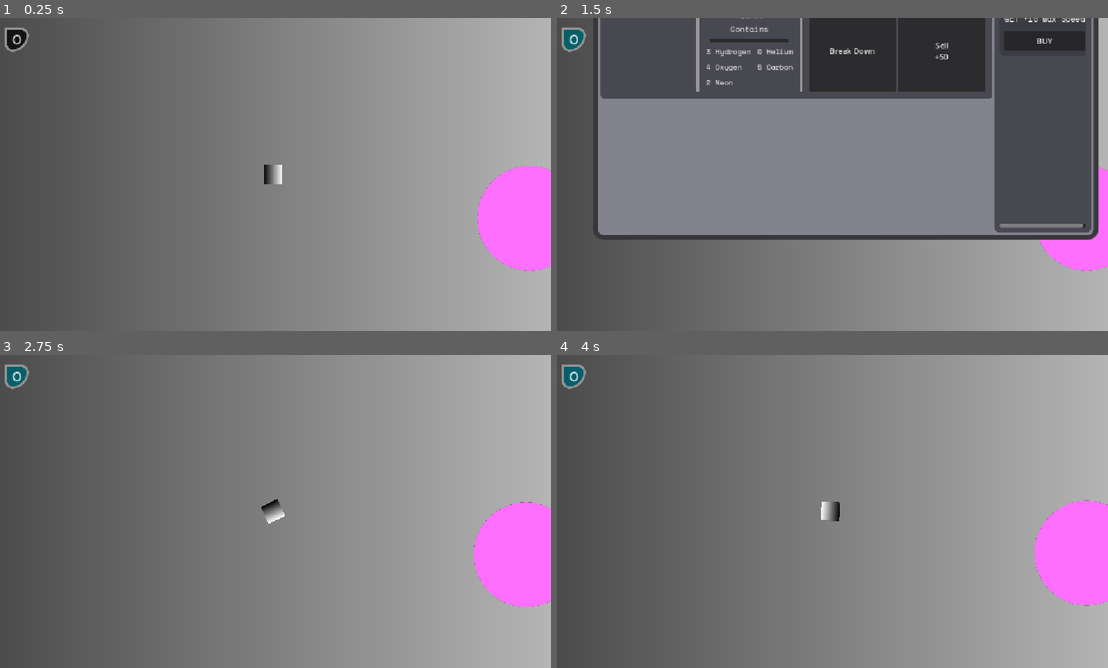
Above: before the commit, frames 1-4 (two rows, left to right).
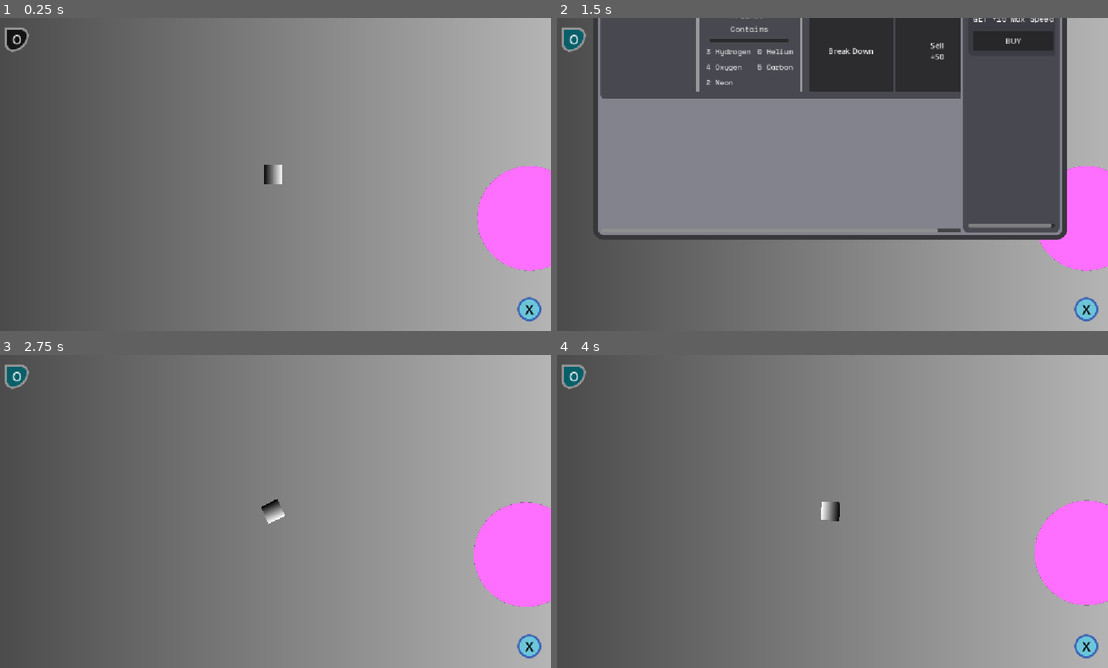
Above: after the commit, the same moments.

Repository: appellatebaton0/siege-7
Game: Godot game, scene res://scenes/main.tscn
Two runs of this game, one before a commit and one after it. Both use one fixed random seed, a clock stepped at 60 frames per second and the inputs below.
Inputs:
- Up to frame 1 (0.25 s): no input
- Up to frame 2 (1.5 s): click "O" at 0.5 s; click "X" at 1.25 s
- Up to frame 3 (2.75 s): tap Enter at 2 s; hold Right (Right) from 2.03 s (still down); tap Space (Boost) at 2.1 s
- Up to frame 4 (4 s): release Right (Right) at 2.78 s; hold Shift (Brake) 2.78-3.53 s; tap Q (TractorBeam) at 2.85 s; hold Right (Right) from 3.53 s (still down); tap Space (Boost) at 3.6 s

The runs differ from the first frame. In frame 1, 0.3% of the frame differs, in the area x 93-99%, y 89-98%; in frame 2, 8.8%, in the area x 49-99%, y 0-98%; in frame 3, 0.3%; in frame 4, 0.3%.

Commit message:
v0.16 - How To Play
Made a menu to teach the player how to pay - not as good as a full tutorial, but that'd be a lot of work.

Diff:
--- /dev/null
+++ b/assets/themes/help.tres
@@ -0,0 +1,14 @@
+[gd_resource type="Theme" load_steps=3 format=3 uid="uid://gtvxuyvoe0vt"]
+
+[ext_resource type="FontFile" uid="uid://gping46owoha" path="res://assets/fonts/SpaceMono-Regular.ttf" id="1_yg8cf"]
+
+[sub_resource type="StyleBoxFlat" id="StyleBoxFlat_yyiyw"]
+bg_color = Color(0.1254902, 0.1254902, 0.1254902, 0.63529414)
+corner_radius_top_left = 40
+corner_radius_top_right = 40
+corner_radius_bottom_right = 40
+corner_radius_bottom_left = 40
+
+[resource]
+Label/fonts/font = ExtResource("1_yg8cf")
+Panel/styles/panel = SubResource("StyleBoxFlat_yyiyw")
--- a/scenes/main.tscn
+++ b/scenes/main.tscn
@@ -10,6 +10,7 @@
 [ext_resource type="Script" uid="uid://k03qnwxw1uym" path="res://scripts/shop_entry.gd" id="7_o6xl0"]
 [ext_resource type="Script" uid="uid://dk5wlnowigdig" path="res://scripts/shop_data.gd" id="8_tipki"]
 [ext_resource type="PackedScene" uid="uid://bpc6htgewgatx" path="res://scenes/planet_entry.tscn" id="8_ya4ey"]
+[ext_resource type="Theme" uid="uid://gtvxuyvoe0vt" path="res://assets/themes/help.tres" id="11_ya4ey"]
 
 [sub_resource type="Gradient" id="Gradient_sugp2"]
 
@@ -112,6 +113,53 @@
 func upgrade():
 	player.max_speed += 15
 "
+
+[sub_resource type="StyleBoxLine" id="StyleBoxLine_ya4ey"]
+color = Color(0.22851065, 0.22851089, 0.22851074, 1)
+grow_begin = 0.0
+grow_end = -70.0
+thickness = 5
+
+[sub_resource type="StyleBoxFlat" id="StyleBoxFlat_trceg"]
+bg_color = Color(0.19607843, 0.84313726, 0.99215686, 0.53333336)
+border_width_left = 5
+border_width_top = 5
+border_width_right = 5
+border_width_bottom = 5
+border_color = Color(0.25065687, 0.38803336, 0.70124674, 1)
+corner_radius_top_left = 30
+corner_radius_top_right = 30
+corner_radius_bottom_right = 30
+corner_radius_bottom_left = 30
+
+[sub_resource type="StyleBoxFlat" id="StyleBoxFlat_a8y0u"]
+bg_color = Color(0.19607843, 0.84313726, 0.99215686, 0.53333336)
+border_width_left = 5
+border_width_top = 5
+border_width_right = 5
+border_width_bottom = 5
+border_color = Color(0.25065687, 0.38803336, 0.70124674, 1)
+corner_radius_top_left = 30
+corner_radius_top_right = 30
+corner_radius_bottom_right = 30
+corner_radius_bottom_left = 30
+
+[sub_resource type="StyleBoxFlat" id="StyleBoxFlat_jkv2x"]
+bg_color = Color(0.19607843, 0.84313726, 0.99215686, 0.53333336)
+border_width_left = 5
+border_width_top = 5
+border_width_right = 5
+border_width_bottom = 5
+border_color = Color(0.25065687, 0.38803336, 0.70124674, 1)
+corner_radius_top_left = 30
+corner_radius_top_right = 30
+corner_radius_bottom_right = 30
+corner_radius_bottom_left = 30
+
+[sub_resource type="Theme" id="Theme_jbj1t"]
+Button/styles/hover = SubResource("StyleBoxFlat_trceg")
+Button/styles/normal = SubResource("StyleBoxFlat_a8y0u")
+Button/styles/pressed = SubResource("StyleBoxFlat_jkv2x")
 
 [sub_resource type="Animation" id="Animation_tefeu"]
 length = 0.001
@@ -138,6 +186,18 @@
 "transitions": PackedFloat32Array(1),
 "update": 1,
 "values": [false]
+}
+tracks/2/type = "value"
+tracks/2/imported = false
+tracks/2/enabled = true
+tracks/2/path = NodePath("HUD/HBoxContainer2/Control/Panel:position")
+tracks/2/interp = 1
+tracks/2/loop_wrap = true
+tracks/2/keys = {
+"times": PackedFloat32Array(0),
+"transitions": PackedFloat32Array(1),
+"update": 0,
+"values": [Vector2(0, -648)]
 }
 
 [sub_resource type="Animation" id="Animation_tbgi4"]
@@ -196,10 +256,68 @@
 "values": [Vector2(0, -652), Vector2(0, 0)]
 }
 
+[sub_resource type="Animation" id="Animation_eb6dy"]
+resource_name = "open_help"
+length = 0.5
+tracks/0/type = "value"
+tracks/0/imported = false
+tracks/0/enabled = true
+tracks/0/path = NodePath("InputStopper:visible")
+tracks/0/interp = 1
+tracks/0/loop_wrap = true
+tracks/0/keys = {
+"times": PackedFloat32Array(0, 0.5),
+"transitions": PackedFloat32Array(1, 1),
+"update": 1,
+"values": [true, false]
+}
+tracks/1/type = "value"
+tracks/1/imported = false
+tracks/1/enabled = true
+tracks/1/path = NodePath("HUD/HBoxContainer2/Control/Panel:position")
+tracks/1/interp = 1
+tracks/1/loop_wrap = true
+tracks/1/keys = {
+"times": PackedFloat32Array(0, 0.5),
+"transitions": PackedFloat32Array(1, 1),
+"update": 0,
+"values": [Vector2(0, -648), Vector2(0, 0)]
+}
+
+[sub_resource type="Animation" id="Animation_trceg"]
+resource_name = "close_help"
+length = 0.5
+tracks/0/type = "value"
+tracks/0/imported = false
+tracks/0/enabled = true
+tracks/0/path = NodePath("HUD/HBoxContainer2/Control/Panel:position")
+tracks/0/interp = 2
+tracks/0/loop_wrap = true
+tracks/0/keys = {
+"times": PackedFloat32Array(0, 0.5),
+"transitions": PackedFloat32Array(1, 1),
+"update": 0,
+"values": [Vector2(0, 0), Vector2(0, -648)]
+}
+tracks/1/type = "value"
+tracks/1/imported = false
+tracks/1/enabled = true
+tracks/1/path = NodePath("InputStopper:visible")
+tracks/1/interp = 1
+tracks/1/loop_wrap = true
+tracks/1/keys = {
+"times": PackedFloat32Array(0, 0.5),
+"transitions": PackedFloat32Array(1, 1),
+"update": 1,
+"values": [true, false]
+}
+
 [sub_resource type="AnimationLibrary" id="AnimationLibrary_tefeu"]
 _data = {
 &"RESET": SubResource("Animation_tefeu"),
+&"close_help": SubResource("Animation_trceg"),
 &"close_menu": SubResource("Animation_tbgi4"),
+&"open_help": SubResource("Animation_eb6dy"),
 &"open_menu": SubResource("Animation_jyhfs")
 }
 
@@ -299,6 +417,7 @@
 [node name="Tray" type="Control" parent="CanvasLayer/UI/HUD/HBoxContainer" groups=["Tray"]]
 layout_mode = 2
 size_flags_horizontal = 3
+mouse_filter = 2
 script = ExtResource("5_tefeu")
 
 [node name="Panel" type="Panel" parent="CanvasLayer/UI/HUD/HBoxContainer/Tray"]
@@ -415,6 +534,7 @@
 
 [node name="PlanetEntry" parent="CanvasLayer/UI/HUD/HBoxContainer/Tray/Panel/MarginContainer/HBoxContainer/Planets/ScrollContainer/PlanetContainer" instance=ExtResource("8_ya4ey")]
 layout_mode = 2
+size_flags_horizontal = 0
 
 [node name="Control" type="Control" parent="CanvasLayer/UI/HUD/HBoxContainer/Tray/Panel/MarginContainer/HBoxContainer/Planets/ScrollContainer/PlanetContainer"]
 layout_mode = 2
@@ -491,6 +611,137 @@
 layout_mode = 2
 size_flags_vertical = 3
 text = "BUY"
+
+[node name="Control2" type="Control" parent="CanvasLayer/UI/HUD/HBoxContainer"]
+custom_minimum_size = Vector2(50, 50)
+layout_mode = 2
+size_flags_horizontal = 0
+size_flags_vertical = 8
+mouse_filter = 2
+
+[node name="HBoxContainer2" type="HBoxContainer" parent="CanvasLayer/UI/HUD"]
+layout_mode = 2
+mouse_filter = 2
+theme = ExtResource("5_choun")
+theme_override_constants/separation = 15
+
+[node name="Control2" type="Control" parent="CanvasLayer/UI/HUD/HBoxContainer2"]
+custom_minimum_size = Vector2(50, 50)
+layout_mode = 2
+size_flags_horizontal = 0
+size_flags_vertical = 8
+mouse_filter = 2
+
+[node name="Control" type="Control" parent="CanvasLayer/UI/HUD/HBoxContainer2"]
+layout_mode = 2
+size_flags_horizontal = 3
+mouse_filter = 2
+
+[node name="Panel" type="Panel" parent="CanvasLayer/UI/HUD/HBoxContainer2/Control"]
+layout_mode = 1
+anchors_preset = 15
+anchor_right = 1.0
+anchor_bottom = 1.0
+offset_top = -648.0
+offset_bottom = -648.0
+grow_horizontal = 2
+grow_vertical = 2
+theme = ExtResource("11_ya4ey")
+
+[node name="MarginContainer" type="MarginContainer" parent="CanvasLayer/UI/HUD/HBoxContainer2/Control/Panel"]
+layout_mode = 1
+anchors_preset = 15
+anchor_right = 1.0
+anchor_bottom = 1.0
+grow_horizontal = 2
+grow_vertical = 2
+theme_override_constants/margin_left = 20
+theme_override_constants/margin_top = 20
+theme_override_constants/margin_right = 20
+theme_override_constants/margin_bottom = 20
+
+[node name="VBoxContainer" type="VBoxContainer" parent="CanvasLayer/UI/HUD/HBoxContainer2/Control/Panel/MarginContainer"]
+layout_mode = 2
+size_flags_horizontal = 3
+
+[node name="Label" type="Label" parent="CanvasLayer/UI/HUD/HBoxContainer2/Control/Panel/MarginContainer/VBoxContainer"]
+layout_mode = 2
+theme_override_font_sizes/font_size = 36
+text = "HOW TO PLAY"
+horizontal_alignment = 1
+
+[node name="HSeparator" type="HSeparator" parent="CanvasLayer/UI/HUD/HBoxContainer2/Control/Panel/MarginContainer/VBoxContainer"]
+layout_mode = 2
+
+[node name="HBoxContainer" type="HBoxContainer" parent="CanvasLayer/UI/HUD/HBoxContainer2/Control/Panel/MarginContainer/VBoxContainer"]
+layout_mode = 2
+
+[node name="Label" type="Label" parent="CanvasLayer/UI/HUD/HBoxContainer2/Control/Panel/MarginContainer/VBoxContainer/HBoxContainer"]
+layout_mode = 2
+size_flags_horizontal = 3
+theme_override_font_sizes/font_size = 30
+text = "Gathering Resources"
+
+[node name="Label2" type="Label" parent="CanvasLayer/UI/HUD/HBoxContainer2/Control/Panel/MarginContainer/VBoxContainer/HBoxContainer"]
+layout_mode = 2
+size_flags_horizontal = 3
+theme_override_font_sizes/font_size = 30
+text = "Spending Resources"
+
+[node name="HBoxContainer3" type="HBoxContainer" parent="CanvasLayer/UI/HUD/HBoxContainer2/Control/Panel/MarginContainer/VBoxContainer"]
+layout_mode = 2
+
+[node name="HSeparator" type="HSeparator" parent="CanvasLayer/UI/HUD/HBoxContainer2/Control/Panel/MarginContainer/VBoxContainer/HBoxContainer3"]
+layout_mode = 2
+size_flags_horizontal = 3
+theme_override_styles/separator = SubResource("StyleBoxLine_ya4ey")
+
+[node name="HSeparator2" type="HSeparator" parent="CanvasLayer/UI/HUD/HBoxContainer2/Control/Panel/MarginContainer/VBoxContainer/HBoxContainer3"]
+layout_mode = 2
+size_flags_horizontal = 3
+theme_override_styles/separator = SubResource("StyleBoxLine_ya4ey")
+
+[node name="HBoxContainer2" type="HBoxContainer" parent="CanvasLayer/UI/HUD/HBoxContainer2/Control/Panel/MarginContainer/VBoxContainer"]
+layout_mode = 2
+
+[node name="Label" type="Label" parent="CanvasLayer/UI/HUD/HBoxContainer2/Control/Panel/MarginContainer/VBoxContainer/HBoxContainer2"]
+layout_mode = 2
+size_flags_horizontal = 3
+size_flags_vertical = 0
+theme_override_font_sizes/font_size = 20
+text = "Navigate space using W/UP to go forwards, L/R or A/D to turn left and right, and S/DOWN to brake.
+
+While facing a planet that's in range, hold down Q to tractor beam it until it disappears into your inventory."
+autowrap_mode = 2
+
+[node name="Label2" type="Label" parent="CanvasLayer/UI/HUD/HBoxContainer2/Control/Panel/MarginContainer/VBoxContainer/HBoxContainer2"]
+layout_mode = 2
+size_flags_horizontal = 3
+size_flags_vertical = 0
+theme_override_font_sizes/font_size = 20
+text = "You can spend resources in the Menu tab in the top left.
+
+After colllecting a planet, you can choose to either break it down into its base elements, or sell it for money via the main list in the menu.
+
+You can buy upgrades to your ship through the shop options on the far right of the menu. "
+autowrap_mode = 2
+
+[node name="TrayButton" type="Button" parent="CanvasLayer/UI/HUD/HBoxContainer2" node_paths=PackedStringArray("animator")]
+custom_minimum_size = Vector2(50, 50)
+layout_mode = 2
+size_flags_horizontal = 0
+size_flags_vertical = 8
+focus_mode = 0
+theme = SubResource("Theme_jbj1t")
+theme_override_colors/font_color = Color(0, 0, 0, 1)
+theme_override_font_sizes/font_size = 29
+toggle_mode = true
+text = "?"
+script = ExtResource("4_jyhfs")
+animator = NodePath("../../../AnimationPlayer")
+anim = "open_help"
+unanim = "close_help"
+s = ["?", "X"]
 
 [node name="InputStopper" type="Control" parent="CanvasLayer/UI"]
 visible = false
--- a/scripts/menu_button.gd
+++ b/scripts/menu_button.gd
@@ -3,15 +3,18 @@
 var menu_toggle := false
 
 @export var animator:AnimationPlayer
+@export var anim := "open_menu"
+@export var unanim := "close_menu"
 
+@export var s = ["X", "O"]
 
 func _process(_delta: float) -> void:
 	if Input.is_action_just_pressed("ToggleMenu"):
 		_pressed()
-	text = "X" if menu_toggle else "O"
+	text = s[0] if menu_toggle else s[1]
 
 func _pressed() -> void:
 	if not animator.is_playing():
 		menu_toggle = !menu_toggle
 
-		animator.play("open_menu" if menu_toggle else "close_menu")
+		animator.play(anim if menu_toggle else unanim)
Not shown: 1 places in scenes/main.tscn that only renumber resources
